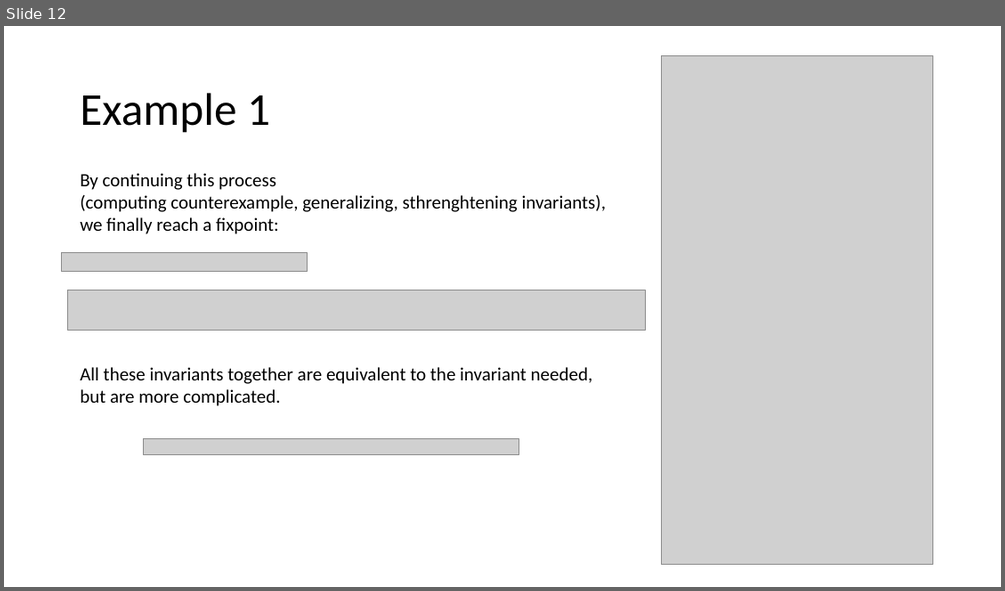
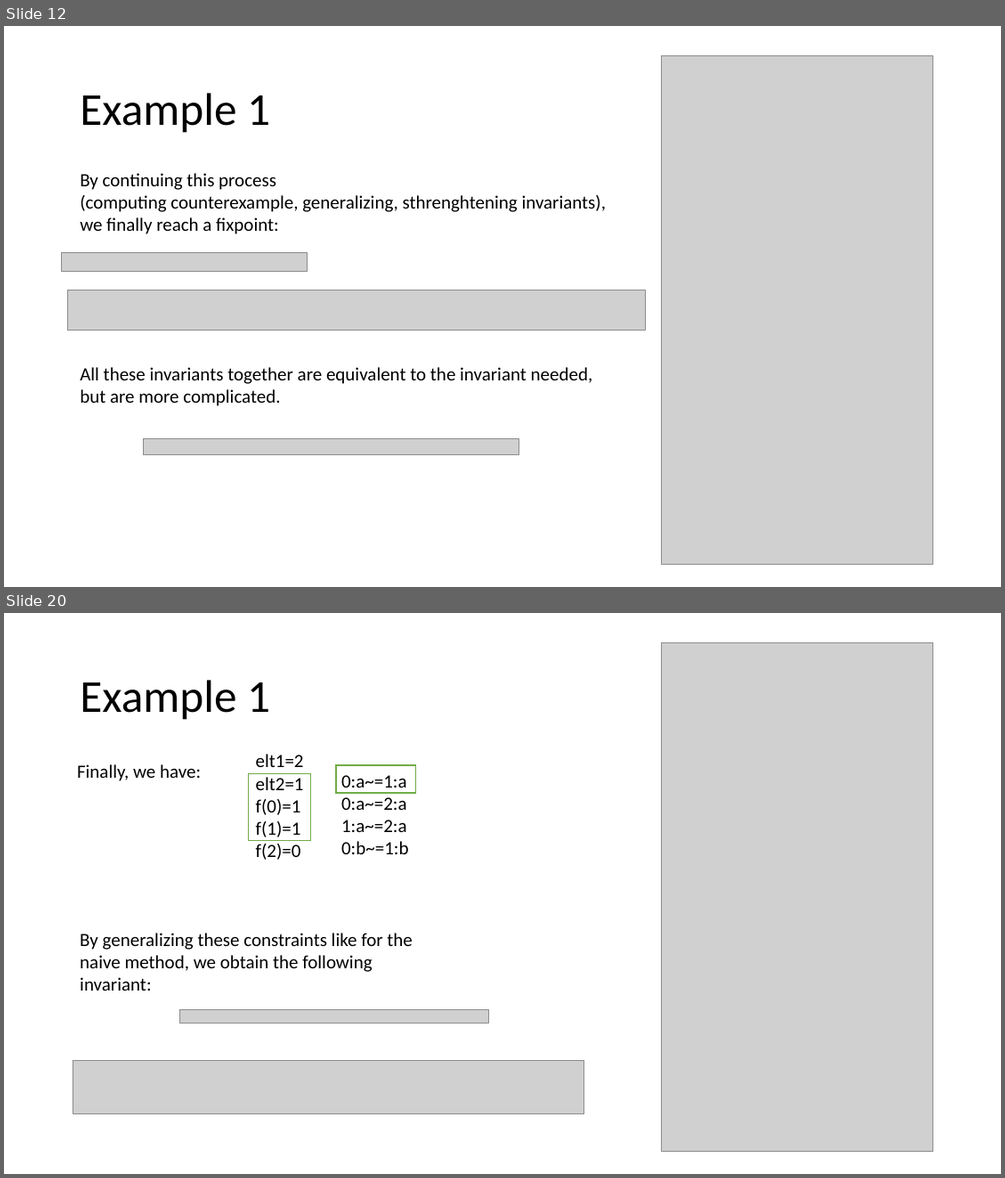
Before and after one commit to tjhance/ivy-research, a slide deck: invariant_synthesis/Invariant Synthesis.pptx. Shown one above the other, each under a label of ours: slide 12 before the commit, slides 12 and 20 after it; the slides between them are not shown. The pictures are 1005x591 and 1005x1178 pixels, drawn with LibreOffice and Linux fonts; fonts in the diff are those of the drawing; grey boxes stand for pictures. Boxes give left, top, right and bottom in pixels: in the first picture for what was removed or moved away, otherwise in the second. Text is boxed around its words. In the diff, an @@ line names an element or a change of style, - is before the commit and + after.

```diff
--- a/invariant_synthesis/Invariant Synthesis.pptx
+++ b/invariant_synthesis/Invariant Synthesis.pptx
@@ slide 20 added at bbox=[4, 613, 1001, 1174], background #FFFFFF @@
@@ picture added at bbox=[662, 643, 933, 1151] @@
@@ title added at bbox=[80, 680, 270, 720], 44 pt, text #000000 @@
+Example 1
@@ text added at bbox=[77, 764, 201, 781], 18 pt, text #000000 @@
+Finally, we have:
@@ group added at bbox=[249, 754, 415, 860]: 2 texts, 2 rectangles @@
+elt1=2
+elt2=1
+f(0)=1
+f(1)=1
+f(2)=0
+0:a~=1:a
+0:a~=2:a
+1:a~=2:a
+0:b~=1:b
@@ text added at bbox=[80, 933, 412, 990], 18 pt, text #000000 @@
+By generalizing these constraints like for the naive method, we obtain the following invariant:
@@ picture added at bbox=[179, 1009, 488, 1022] @@
@@ picture added at bbox=[73, 1060, 584, 1113] @@
```
Also in this commit, not shown: 5 slides changed, 5 other slides added, 1 slide removed.
